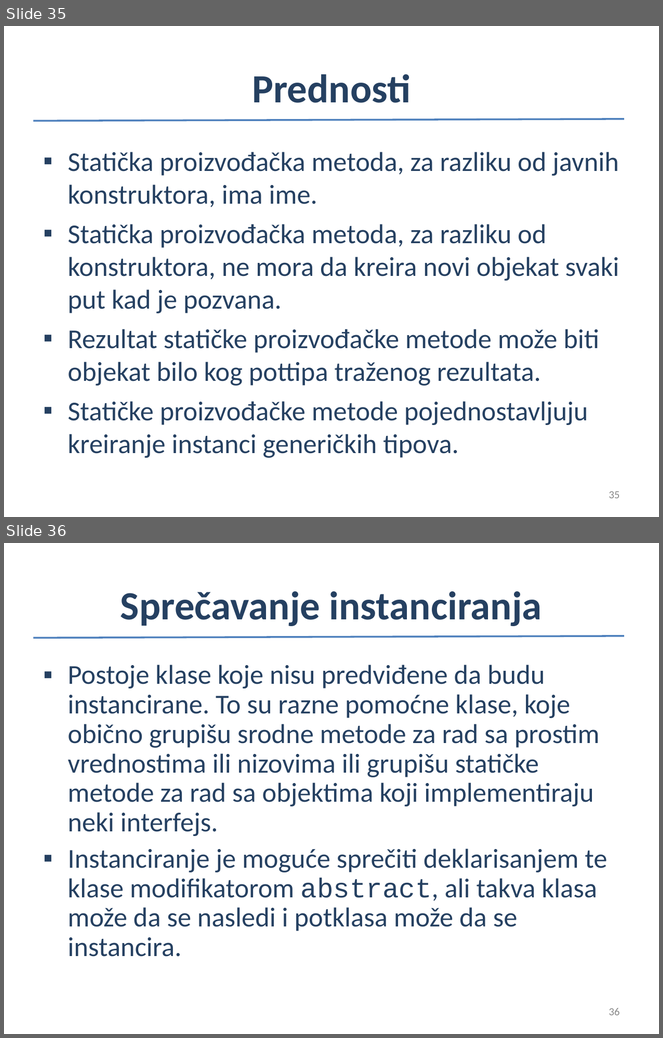
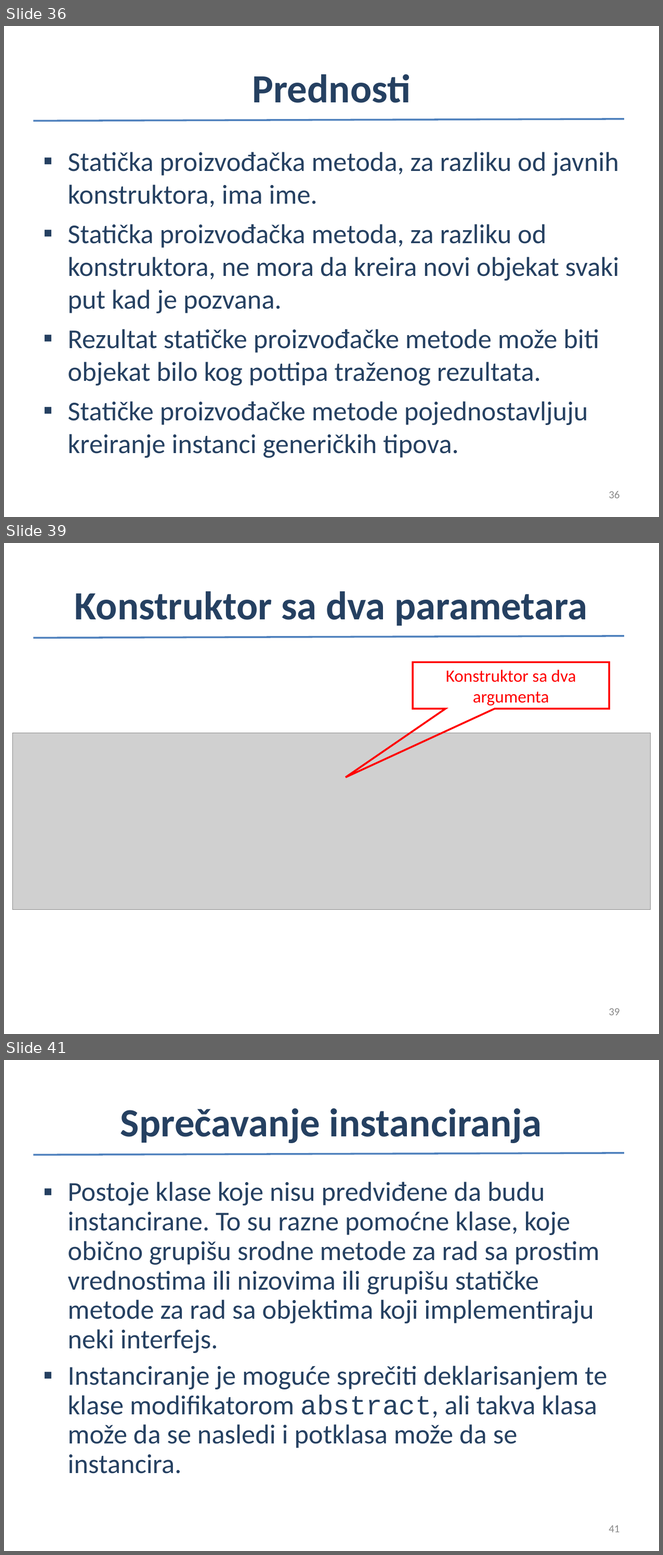
Before and after one commit to nndjov/oop2, a slide deck: 1_Izvrsavanja/1_IzvrsavanjePrograma.ppt. Shown one above the other, each under a label of ours: slides 35 and 36 before the commit, slides 36, 39 and 41 after it; the slides between them are not shown. The pictures are 663x1038 and 663x1555 pixels, drawn with LibreOffice and Linux fonts; fonts in the diff are those of the drawing; grey boxes stand for pictures. Boxes give left, top, right and bottom in pixels: in the first picture for what was removed or moved away, otherwise in the second. Text is boxed around its words. In the diff, an @@ line names an element or a change of style, - is before the commit and + after.

```diff
--- a/1_Izvrsavanja/1_IzvrsavanjePrograma.ppt
+++ b/1_Izvrsavanja/1_IzvrsavanjePrograma.ppt
@@ slide 39 added at (x1=4, y1=543, x2=659, y2=1034), background #FFFFFF; not listed: 1 template element that a slide beside it also shows @@
@@ title added at (x1=75, y1=591, x2=587, y2=626), 44 pt, text #254061, bold @@
+Konstruktor sa dva parametara
@@ speech box added at (x1=413, y1=662, x2=609, y2=709), outline #FF0000 2.01 pt, 19 pt, text #FF0000 @@
+Konstruktor sa dva argumenta
@@ picture added at (x1=12, y1=733, x2=651, y2=910) @@
@@ page number added at (x1=609, y1=1008, x2=620, y2=1016), 12 pt, text #898989 @@
+39
@@ what was slide 35 is now slide 36 @@
@@ page number at (x1=609, y1=491, x2=620, y2=499): text changed @@
-35
+36
@@ what was slide 36 is now slide 41 @@
@@ page number at (x1=609, y1=1525, x2=620, y2=1533): text changed @@
-36
+41
```
Also in this commit, not shown: 9 slides changed, 5 other slides added, 1 slide removed.
